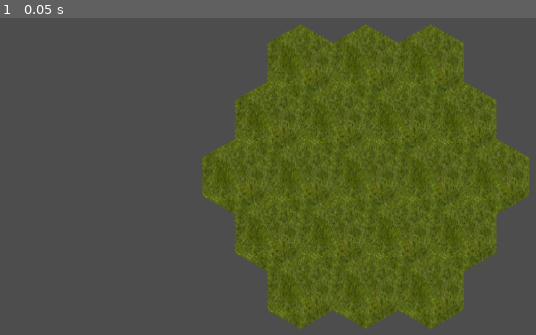
Above: before the commit, frame 1.
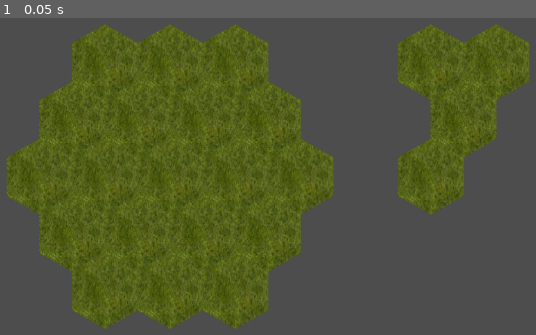
Above: after the commit, the same moment.

Repository: shuhei0916/hex-world
Game: Godot game, scene res://hex_tile_map.tscn
Same seed, same stepped clock (60 frames per second), same inputs: the game is played once before the commit and once after it.
Inputs:
- Up to frame 1 (0.05 s): no input

The runs differ from the first frame. In frame 1, 61% of the frame differs, in the area x 1-99%, y 1-99%.

Commit message:
Modify some files

Diff:
--- a/assets/hex_tile_set.tres
+++ b/assets/hex_tile_set.tres
@@ -1,6 +1,7 @@
-[gd_resource type="TileSet" load_steps=3 format=3 uid="uid://blmsa6e3w0qk4"]
+[gd_resource type="TileSet" load_steps=5 format=3 uid="uid://blmsa6e3w0qk4"]
 
 [ext_resource type="Texture2D" uid="uid://crqmfvmjk10qv" path="res://tiles/WWT-01.png" id="1_0esnc"]
+[ext_resource type="Texture2D" uid="uid://bidss377bremp" path="res://tiles/hexagon_128x128_transparent.png" id="2_4nw1n"]
 
 [sub_resource type="TileSetAtlasSource" id="TileSetAtlasSource_0d3xt"]
 texture = ExtResource("1_0esnc")
@@ -10,7 +11,41 @@
 0:0/1 = 1
 0:0/1/transpose = true
 
+[sub_resource type="TileSetAtlasSource" id="TileSetAtlasSource_c3c40"]
+texture = ExtResource("2_4nw1n")
+texture_region_size = Vector2i(620, 307)
+1:0/0 = 0
+2:0/0 = 0
+3:0/0 = 0
+4:0/0 = 0
+5:0/0 = 0
+0:1/0 = 0
+1:1/0 = 0
+2:1/0 = 0
+3:1/0 = 0
+4:1/0 = 0
+5:1/0 = 0
+0:2/0 = 0
+1:2/0 = 0
+2:2/0 = 0
+3:2/0 = 0
+4:2/0 = 0
+5:2/0 = 0
+0:3/0 = 0
+1:3/0 = 0
+2:3/0 = 0
+3:3/0 = 0
+4:3/0 = 0
+5:3/0 = 0
+0:4/0 = 0
+1:4/0 = 0
+2:4/0 = 0
+3:4/0 = 0
+4:4/0 = 0
+5:4/0 = 0
+
 [resource]
 tile_shape = 3
 tile_size = Vector2i(94, 110)
 sources/0 = SubResource("TileSetAtlasSource_0d3xt")
+sources/2 = SubResource("TileSetAtlasSource_c3c40")
--- a/hex_tile_map.tscn
+++ b/hex_tile_map.tscn
@@ -5,4 +5,4 @@
 [node name="TileMap" type="TileMap"]
 tile_set = ExtResource("1_fl2vb")
 format = 2
-layer_0/tile_data = PackedInt32Array(65543, 0, 65536, 65544, 0, 65536, 65545, 0, 65536, 131081, 0, 65536, 131080, 0, 65536, 131079, 0, 65536, 131082, 0, 65536, 196615, 0, 65536, 196616, 0, 65536, 196617, 0, 65536, 262152, 0, 65536, 262153, 0, 65536, 196614, 0, 65536, 196618, 0, 65536, 262151, 0, 65536, 262154, 0, 65536, 327687, 0, 65536, 327688, 0, 65536, 327689, 0, 65536)
+layer_0/tile_data = PackedInt32Array(131079, 0, 65536, 196615, 0, 65536, 196614, 0, 65536, 262151, 0, 65536, 65540, 0, 65536, 65541, 0, 65536, 65542, 0, 65536, 131076, 0, 65536, 131077, 0, 65536, 131078, 0, 65536, 196611, 0, 65536, 196612, 0, 65536, 196613, 0, 65536, 262148, 0, 65536, 262149, 0, 65536, 262150, 0, 65536, 327684, 0, 65536, 327685, 0, 65536, 327686, 0, 65536, 65545, 0, 65536, 65546, 0, 65536, 131082, 0, 65536, 196617, 0, 65536)
Binary file added: tiles/hexagon_128x128_transparent.png
Not shown, added: tiles/hexagon_128x128_transparent.png.import
Binary file added: tiles/sample_hex.png
Not shown, added: tiles/sample_hex.png.import
